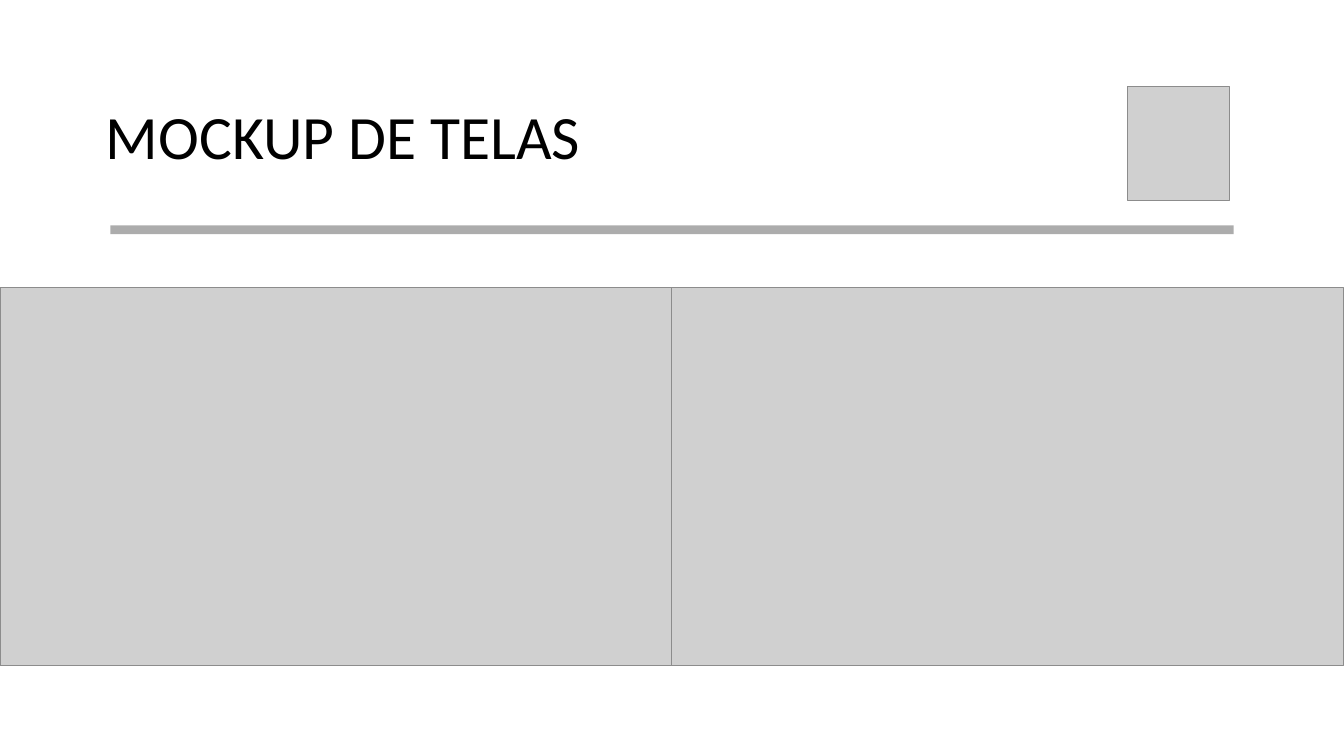
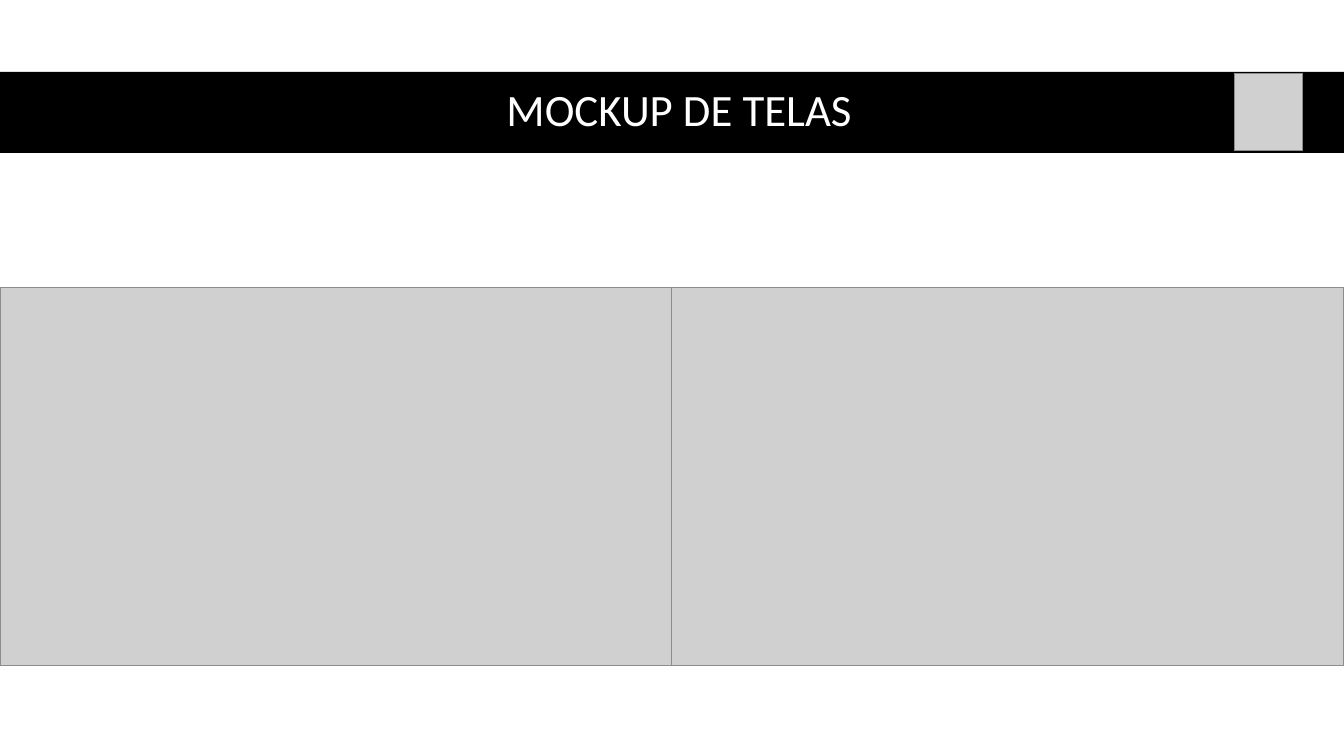
Before and after one commit to vitorsilv/Next-Streaming, a slide deck: slide 10 of Documentação/Apresentação.pptx (slide 14 before the commit). Drawn at 1344x756 pixels with LibreOffice and Linux fonts; fonts in the diff are those of the drawing; grey boxes stand for pictures. Boxes give left, top, right and bottom in pixels: in the first picture for what was removed or moved away, otherwise in the second. Text is boxed around its words. In the diff, an @@ line names an element or a change of style, - is before the commit and + after.

```diff
--- a/Documentação/Apresentação.pptx
+++ b/Documentação/Apresentação.pptx
@@ rectangle added at [0, 72, 1344, 153], fill #000000 @@
@@ title "MOCKUP DE TELAS": place and size @@
-title "MOCKUP DE TELAS" at [106, 119, 580, 160]
+title "MOCKUP DE TELAS" at [506, 97, 852, 127]
@@ title "MOCKUP DE TELAS" at [506, 97, 852, 127]: size 44 to 32 pt, text colour #000000 to #FFFFFF; alignment left to centre @@
@@ picture: place and size @@
-picture at [1128, 87, 1230, 200]
+picture at [1234, 74, 1303, 150]
@@ rectangle removed at [110, 226, 1233, 235] @@
```
Also in this commit, not shown: 14 other slides changed, 7 slides removed, 2 other files.
